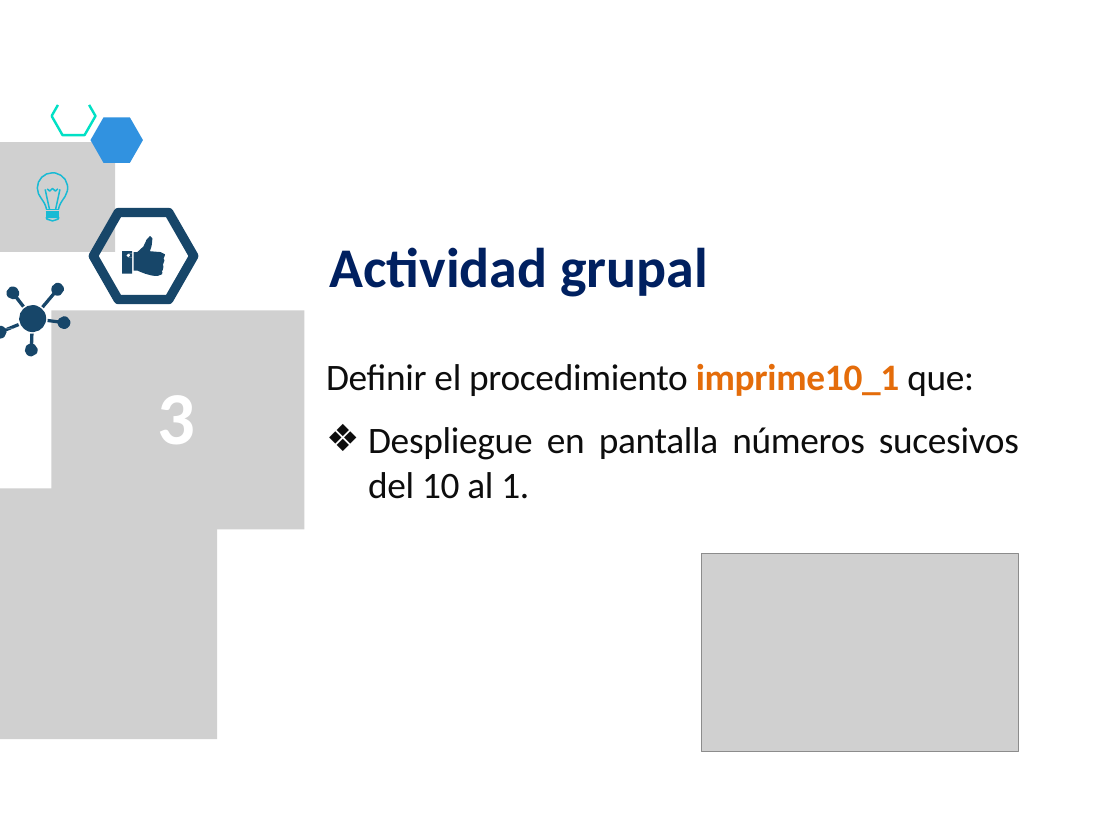
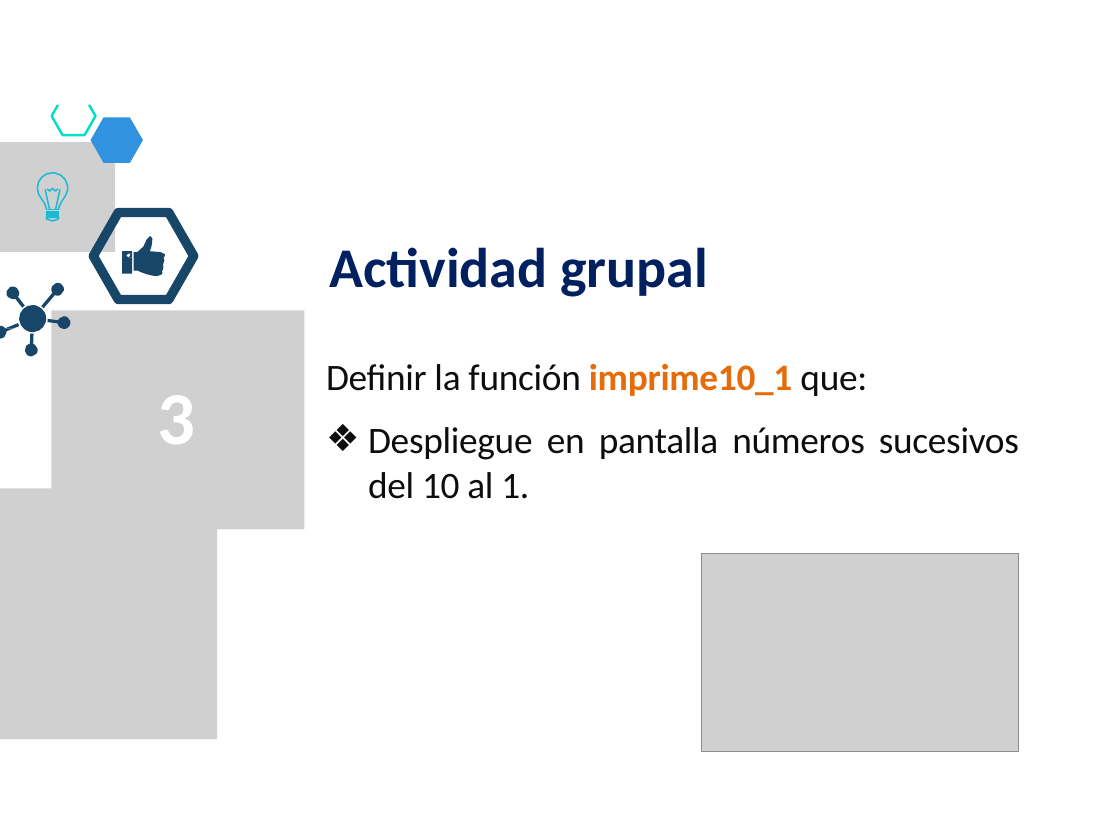
Before and after one commit to lizetheP/PensamientoC, a slide deck: slide 19 of CalendarioAgo20/presentaciones/8_For.pptx (slide 17 before the commit). Drawn at 1120x840 pixels with LibreOffice and Linux fonts; fonts in the diff are those of the drawing; grey boxes stand for pictures. Boxes give left, top, right and bottom in pixels: in the first picture for what was removed or moved away, otherwise in the second. Text is boxed around its words. In the diff, an @@ line names an element or a change of style, - is before the commit and + after.

```diff
--- a/CalendarioAgo20/presentaciones/8_For.pptx
+++ b/CalendarioAgo20/presentaciones/8_For.pptx
@@ text at (x1=326, y1=364, x2=867, y2=396): text changed @@
-Definir el procedimiento imprime10_1 que:
+Definir la función imprime10_1 que:
```
Also in this commit, not shown: 13 other slides changed, 7 other files.
